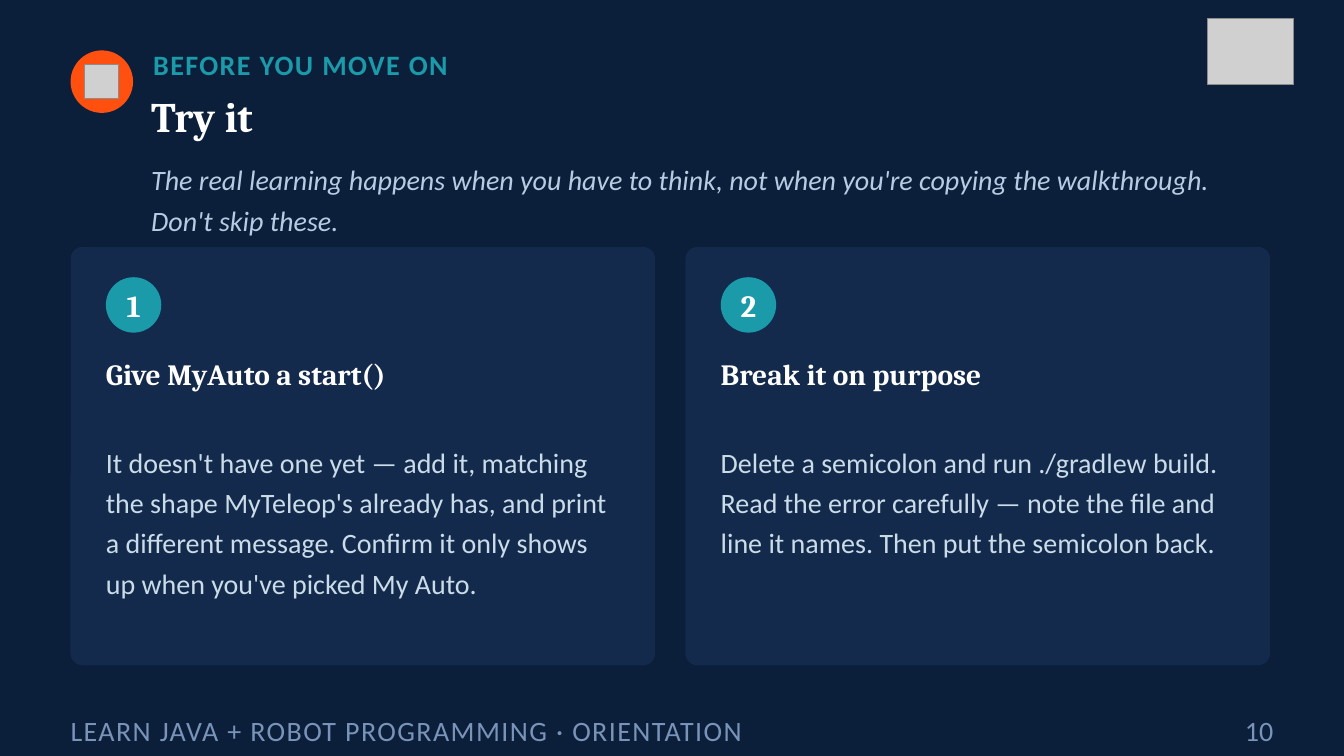
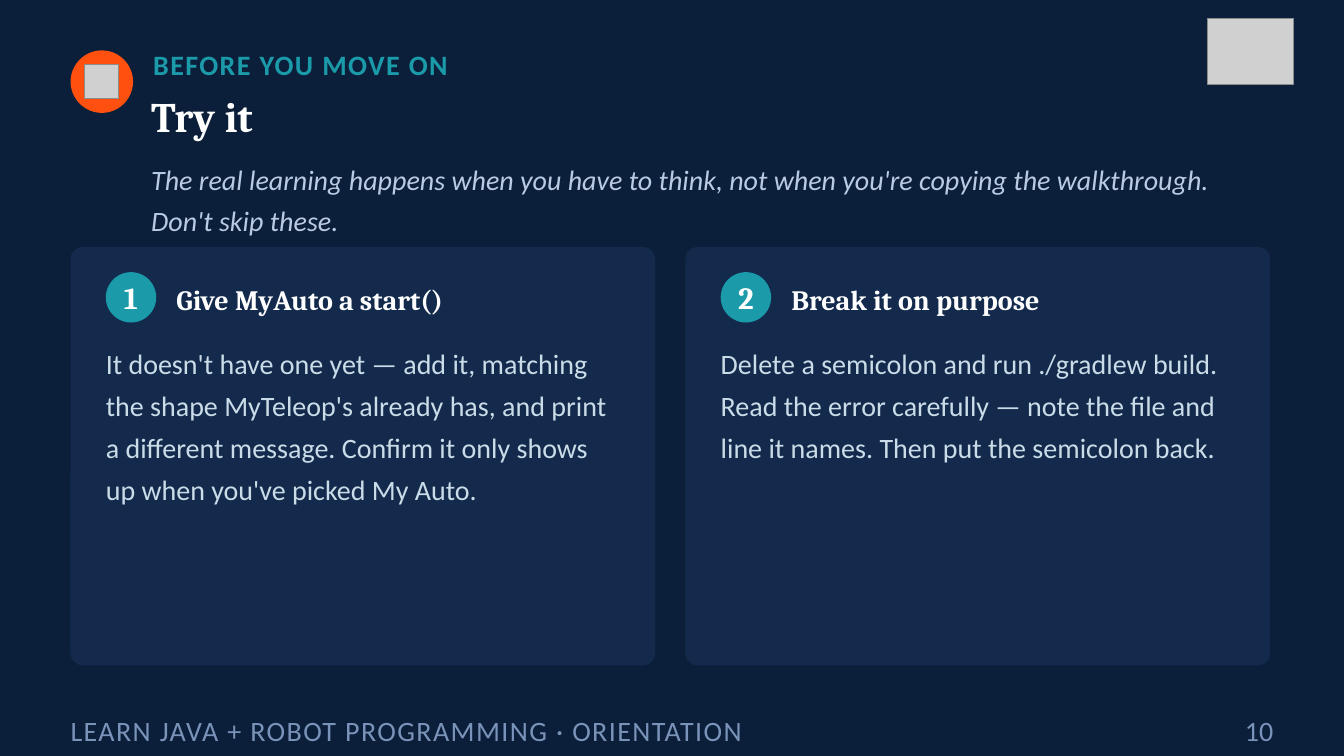
Before and after one commit to FRC5010/BasicRobotLessons, a slide deck: slide 10 of docs/presentations/v3/00-orientation.pptx. Drawn at 1344x756 pixels with LibreOffice and Linux fonts; fonts in the diff are those of the drawing; grey boxes stand for pictures. Boxes give left, top, right and bottom in pixels: in the first picture for what was removed or moved away, otherwise in the second. Text is boxed around its words. In the diff, an @@ line names an element or a change of style, - is before the commit and + after.

```diff
--- a/docs/presentations/v3/00-orientation.pptx
+++ b/docs/presentations/v3/00-orientation.pptx
@@ text "1" moved from (x1=127, y1=296, x2=141, y2=317) to (x1=124, y1=288, x2=138, y2=309) @@
@@ ellipse resized from (x1=106, y1=277, x2=161, y2=333) to (x1=106, y1=272, x2=156, y2=323) @@
@@ text "Give MyAuto a start()" moved from (x1=106, y1=363, x2=385, y2=392) to (x1=176, y1=290, x2=443, y2=316) @@
@@ text "Give MyAuto a start()" at (x1=176, y1=290, x2=443, y2=316): size 21 to 20 pt; vertical alignment top to middle @@
@@ text "2" moved from (x1=741, y1=296, x2=757, y2=317) to (x1=738, y1=288, x2=754, y2=309) @@
@@ ellipse resized from (x1=721, y1=277, x2=776, y2=333) to (x1=721, y1=272, x2=771, y2=323) @@
@@ text "Break it on purpose" at (x1=791, y1=290, x2=1040, y2=316): size 21 to 20 pt; vertical alignment top to middle @@
@@ text "Break it on purpose" moved from (x1=721, y1=364, x2=982, y2=392) to (x1=791, y1=290, x2=1040, y2=316) @@
@@ text "It doesn't have one yet ..." moved from (x1=106, y1=453, x2=606, y2=599) to (x1=106, y1=354, x2=606, y2=505) @@
@@ text "It doesn't have one yet ..." at (x1=106, y1=354, x2=606, y2=505): line spacing 1.2 to 1.25 @@
@@ text "Delete a semicolon and run ..." at (x1=721, y1=354, x2=1217, y2=463): line spacing 1.2 to 1.25 @@
@@ text "Delete a semicolon and run ..." moved from (x1=721, y1=453, x2=1217, y2=558) to (x1=721, y1=354, x2=1217, y2=463) @@
```
Also in this commit, not shown: 3 other slides changed, 8 other files.
